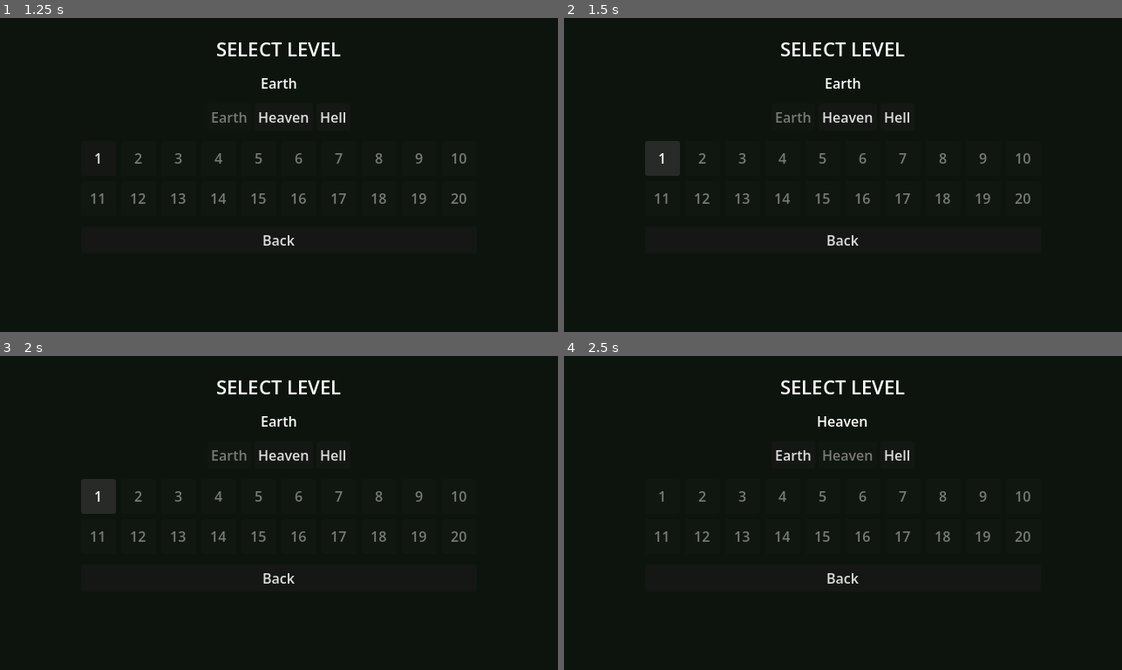
Above: before the commit, frames 1-4 (two rows, left to right).
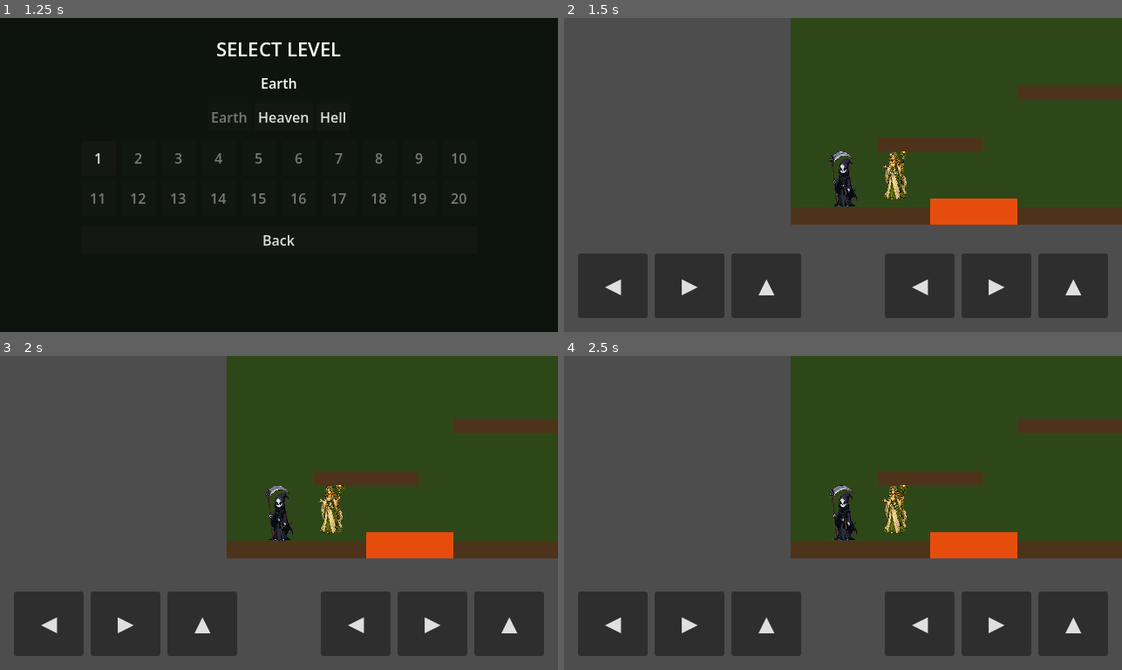
Above: after the commit, the same moments.

Repository: mionsek/life-death
Game: Godot game, scene res://scenes/ui/MainMenu.tscn
The game is run twice, just before and just after one commit, with the same random seed, the same clock (stepped at 60 frames per second) and the same inputs.
Inputs (mouse positions are in pixels of both pictures, inside the frame that each line leads up to):
- Up to frame 1 (1.25 s): click "Start Game" at 0.5 s
- Up to frame 2 (1.5 s): click "1" at 1.25 s
- Up to frame 3 (2 s): no input
- Up to frame 4 (2.5 s): click (848, 456) at 2 s, where only the run before the commit has a clickable "Heaven"

Frame 1 is identical in both runs. In frame 2, 100% of the frame differs, in the area x 0-100%, y 0-100%; in frame 3, 100%; in frame 4, 100%.

Commit message:
fix: correct CollisionShape2D types in Level_Earth_01, fix hazard signals (010)
- Replace all PhysicsMaterial sub_resources with proper RectangleShape2D shapes
- Each collision shape now has correct size and position
- KillZone and LavaPool signals routed through level_base._on_hazard_entered()
  wrapper (DeathManager.trigger_death() takes no args, body_entered passes one)
- LavaPool collision_layer fixed to 0 (it is a sensor, not a solid)

Diff:
--- a/game/scenes/levels/earth/Level_Earth_01.tscn
+++ b/game/scenes/levels/earth/Level_Earth_01.tscn
@@ -7,7 +7,29 @@
 [ext_resource type="PackedScene" uid="uid://touch_controls_p2" path="res://scenes/ui/TouchControlsP2.tscn" id="5"]
 [ext_resource type="PackedScene" uid="uid://death_screen" path="res://scenes/ui/DeathScreen.tscn" id="6"]
 
-[sub_resource type="PhysicsMaterial" id="1"]
+[sub_resource type="RectangleShape2D" id="ground_shape"]
+size = Vector2(640, 20)
+
+[sub_resource type="RectangleShape2D" id="platform_a_shape"]
+size = Vector2(120, 16)
+
+[sub_resource type="RectangleShape2D" id="platform_b_shape"]
+size = Vector2(120, 16)
+
+[sub_resource type="RectangleShape2D" id="platform_c_shape"]
+size = Vector2(120, 16)
+
+[sub_resource type="RectangleShape2D" id="lava_shape"]
+size = Vector2(100, 30)
+
+[sub_resource type="RectangleShape2D" id="cloud_shape"]
+size = Vector2(100, 16)
+
+[sub_resource type="RectangleShape2D" id="exit_shape"]
+size = Vector2(48, 40)
+
+[sub_resource type="RectangleShape2D" id="killzone_shape"]
+size = Vector2(640, 20)
 
 [node name="Level_Earth_01" type="Node2D"]
 script = ExtResource("1")
@@ -28,8 +50,8 @@
 collision_mask = 0
 
 [node name="GroundShape" type="CollisionShape2D" parent="Platforms/Ground"]
-position = Vector2(320, 352)
-shape = SubResource("PhysicsMaterial")
+position = Vector2(320, 350)
+shape = SubResource("ground_shape")
 
 [node name="GroundVis" type="ColorRect" parent="Platforms/Ground"]
 z_index = 1
@@ -45,7 +67,8 @@
 collision_mask = 0
 
 [node name="PlatformAShape" type="CollisionShape2D" parent="Platforms/PlatformA"]
-shape = SubResource("PhysicsMaterial")
+position = Vector2(60, 8)
+shape = SubResource("platform_a_shape")
 
 [node name="PlatformAVis" type="ColorRect" parent="Platforms/PlatformA"]
 z_index = 1
@@ -61,7 +84,8 @@
 collision_mask = 0
 
 [node name="PlatformBShape" type="CollisionShape2D" parent="Platforms/PlatformB"]
-shape = SubResource("PhysicsMaterial")
+position = Vector2(60, 8)
+shape = SubResource("platform_b_shape")
 
 [node name="PlatformBVis" type="ColorRect" parent="Platforms/PlatformB"]
 z_index = 1
@@ -77,7 +101,8 @@
 collision_mask = 0
 
 [node name="PlatformCShape" type="CollisionShape2D" parent="Platforms/PlatformC"]
-shape = SubResource("PhysicsMaterial")
+position = Vector2(60, 8)
+shape = SubResource("platform_c_shape")
 
 [node name="PlatformCVis" type="ColorRect" parent="Platforms/PlatformC"]
 z_index = 1
@@ -90,12 +115,12 @@
 [node name="Hazards" type="Node2D" parent="."]
 
 [node name="LavaPool" type="Area2D" parent="Hazards"]
-collision_layer = 2
+collision_layer = 0
 collision_mask = 3
 
 [node name="LavaShape" type="CollisionShape2D" parent="Hazards/LavaPool"]
-position = Vector2(200, 350)
-shape = SubResource("PhysicsMaterial")
+position = Vector2(210, 345)
+shape = SubResource("lava_shape")
 
 [node name="LavaVis" type="ColorRect" parent="Hazards/LavaPool"]
 z_index = 1
@@ -111,7 +136,8 @@
 collision_mask = 0
 
 [node name="CloudShape" type="CollisionShape2D" parent="CloudPlatform"]
-shape = SubResource("PhysicsMaterial")
+position = Vector2(50, 8)
+shape = SubResource("cloud_shape")
 
 [node name="CloudVis" type="ColorRect" parent="CloudPlatform"]
 z_index = 1
@@ -122,12 +148,12 @@
 color = Color(0.9, 0.9, 1.0, 1)
 
 [node name="ExitPortal" type="Area2D" parent="."]
-position = Vector2(540, 290)
+position = Vector2(564, 316)
 collision_layer = 0
 collision_mask = 3
 
 [node name="ExitShape" type="CollisionShape2D" parent="ExitPortal"]
-shape = SubResource("PhysicsMaterial")
+shape = SubResource("exit_shape")
 
 [node name="ExitVis" type="ColorRect" parent="ExitPortal"]
 z_index = 2
@@ -151,8 +177,8 @@
 collision_mask = 3
 
 [node name="KillZoneShape" type="CollisionShape2D" parent="KillZone"]
-position = Vector2(320, 400)
-shape = SubResource("PhysicsMaterial")
+position = Vector2(320, 390)
+shape = SubResource("killzone_shape")
 
 [node name="Player" parent="." instance=ExtResource("2")]
 position = Vector2(60, 300)
@@ -168,5 +194,7 @@
 
 [connection signal="body_entered" from="ExitPortal" to="." method="on_exit_entered"]
 [connection signal="body_exited" from="ExitPortal" to="." method="on_exit_exited"]
+[connection signal="body_entered" from="KillZone" to="." method="_on_hazard_entered"]
+[connection signal="body_entered" from="Hazards/LavaPool" to="." method="_on_hazard_entered"]
 [connection signal="body_entered" from="KillZone" to="DeathManager" method="trigger_death"]
 [connection signal="body_entered" from="Hazards/LavaPool" to="DeathManager" method="trigger_death"]
--- a/game/scripts/levels/level_base.gd
+++ b/game/scripts/levels/level_base.gd
@@ -27,6 +27,11 @@
 	_players_at_exit.erase(body.name)
 
 
+# Wrapper for hazard Area2D body_entered signal — discards the body argument.
+func _on_hazard_entered(_body: Node) -> void:
+	DeathManager.trigger_death()
+
+
 # Marks the current level complete and returns to level select.
 func _complete_level() -> void:
 	LevelManager.complete_level(LevelManager.current_level_id)
Not shown: 1 places in game/scenes/levels/earth/Level_Earth_01.tscn that only renumber resources
Not shown, added: game/scripts/systems/save_manager.gd.uid
Not shown, added: game/tests/unit/test_save_manager.gd.uid
Not shown, changed: Life_Death.code-workspace
